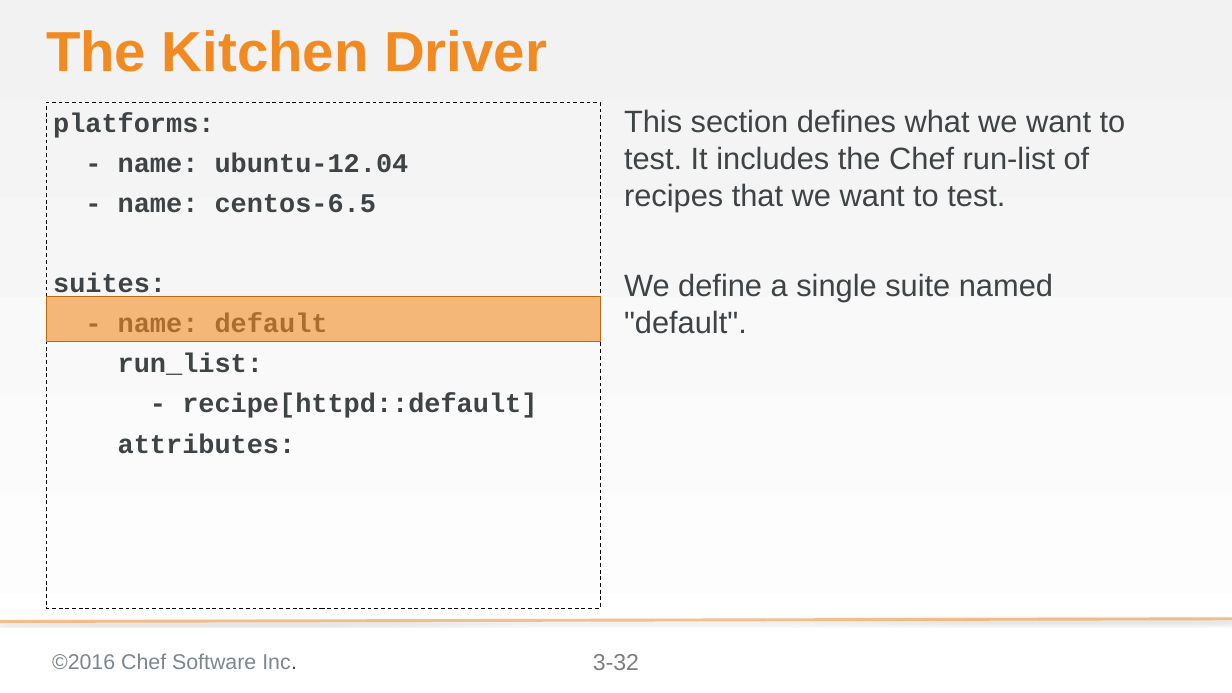
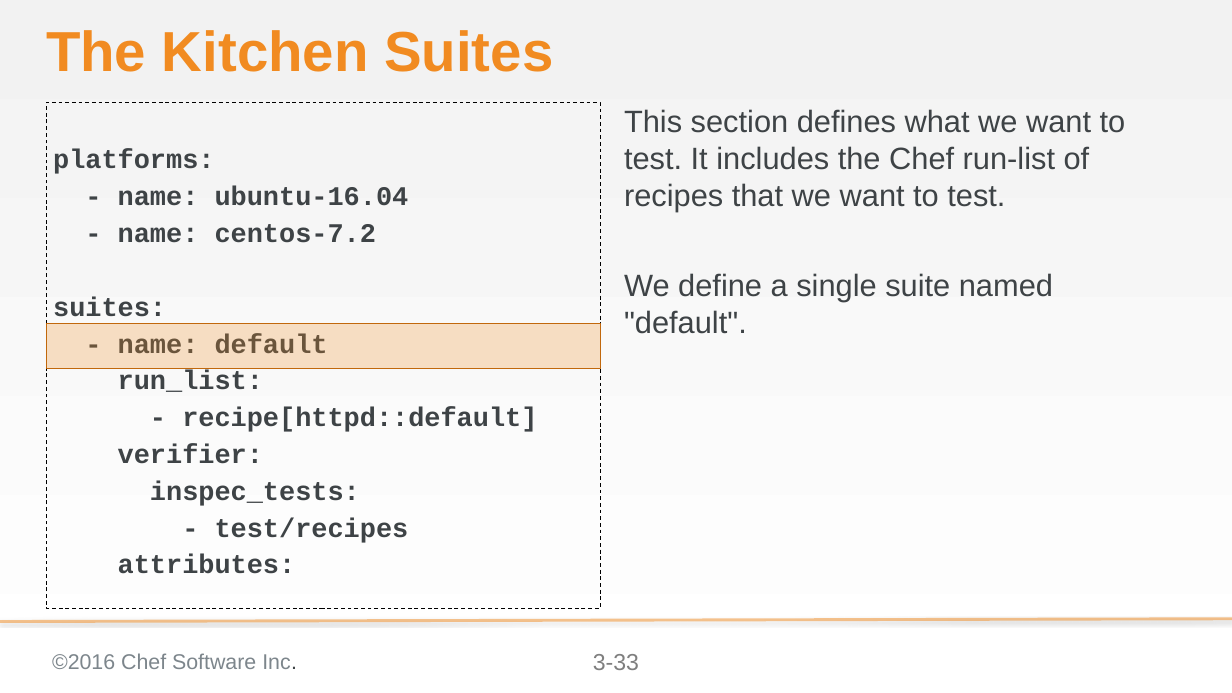
Before and after one commit to chef-training/test_driven_cookbook_development, a slide deck: slide 33 of 03-writing_a_test_first.pptx (slide 32 before the commit). Drawn at 1232x693 pixels with LibreOffice and Linux fonts; fonts in the diff are those of the drawing; background and template pictures are left out. Boxes give left, top, right and bottom in pixels: in the first picture for what was removed or moved away, otherwise in the second. Text is boxed around its words. In the diff, an @@ line names an element or a change of style, - is before the commit and + after.

```diff
--- a/03-writing_a_test_first.pptx
+++ b/03-writing_a_test_first.pptx
@@ title at (46, 30, 553, 72): text changed @@
-The Kitchen Driver
+The Kitchen Suites
@@ text at (53, 150, 537, 574): line spacing 1 to 0.9 @@
@@ text at (118, 186, 409, 243): text changed @@
-- name: ubuntu-12.04
-- name: centos-6.5
+- name: ubuntu-16.04
+- name: centos-7.2
@@ rectangle: place and size @@
-rectangle at (46, 297, 601, 342)
+rectangle at (46, 323, 601, 368)
@@ rectangle at (46, 323, 601, 368): fill #F18B21 at 60% opacity to #F18B21 at 25% opacity @@
@@ text at (118, 444, 409, 543): paragraphs added @@
+verifier:
+inspec_tests:
+- test/recipes
@@ page number at (593, 654, 639, 670): text changed @@
-3-32
+3-33
```
Also in this commit, not shown: 23 other slides changed, 7 slides added, 8 slides removed, 5 other files.
